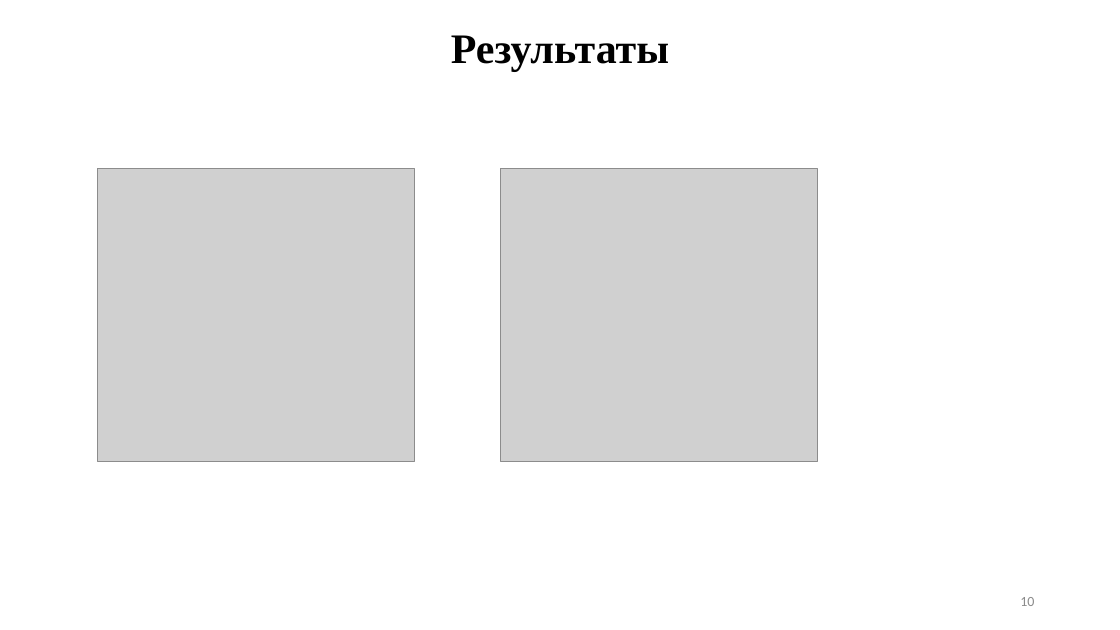
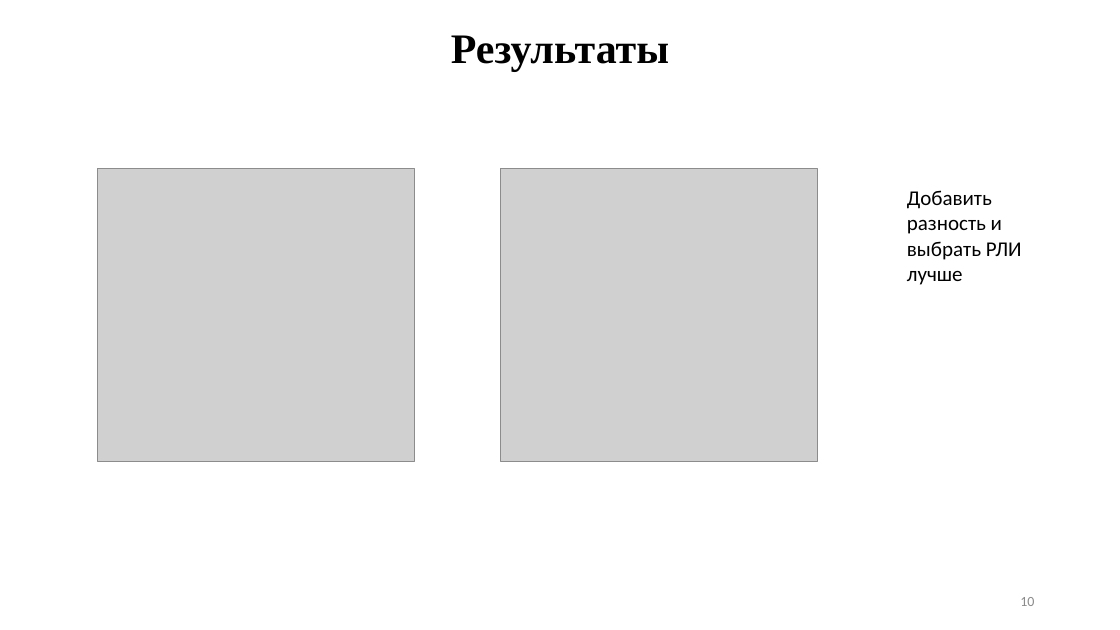
Before and after one commit to Felecort/NN_Filter_Radiolocation_Imgs, a slide deck: slide 10 of text/ВКР_презаентация.pptx. Drawn at 1120x630 pixels with LibreOffice and Linux fonts; fonts in the diff are those of the drawing; grey boxes stand for pictures. Boxes give left, top, right and bottom in pixels: in the first picture for what was removed or moved away, otherwise in the second. Text is boxed around its words. In the diff, an @@ line names an element or a change of style, - is before the commit and + after.

```diff
--- a/text/ВКР_презаентация.pptx
+++ b/text/ВКР_презаентация.pptx
@@ text added at bbox=[907, 190, 1022, 285], 18 pt, text #000000 @@
+Добавить разность и выбрать РЛИ лучше
```
Also in this commit, not shown: 7 other slides changed, 2 slides added, 4 other files.
